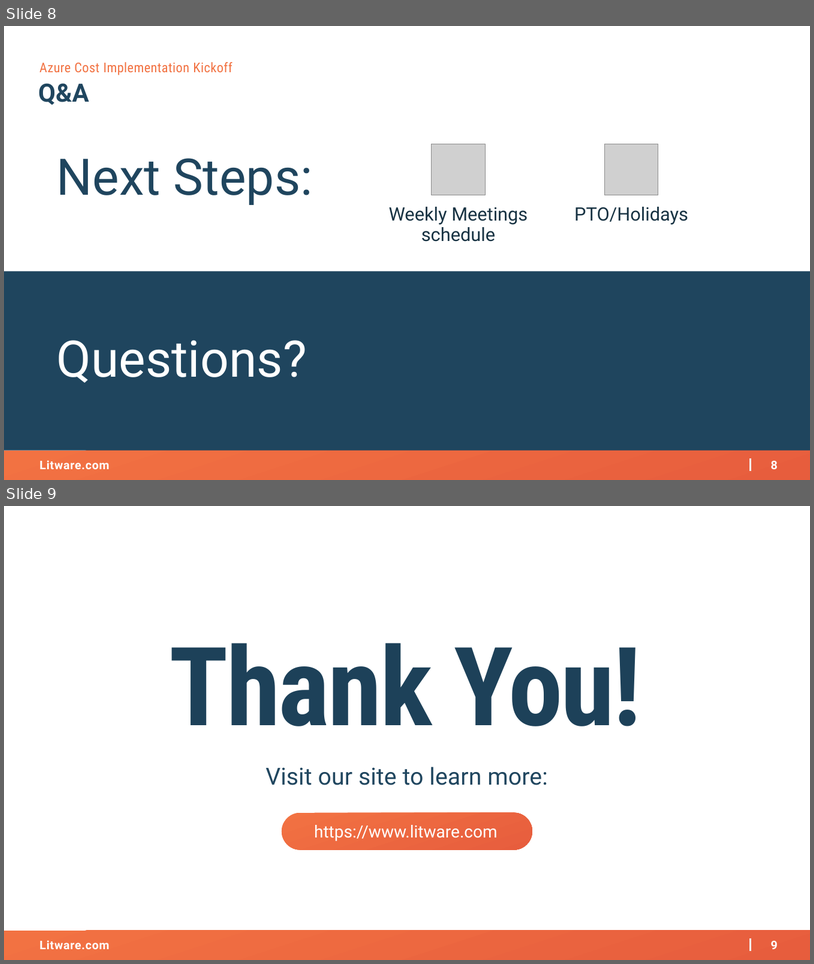
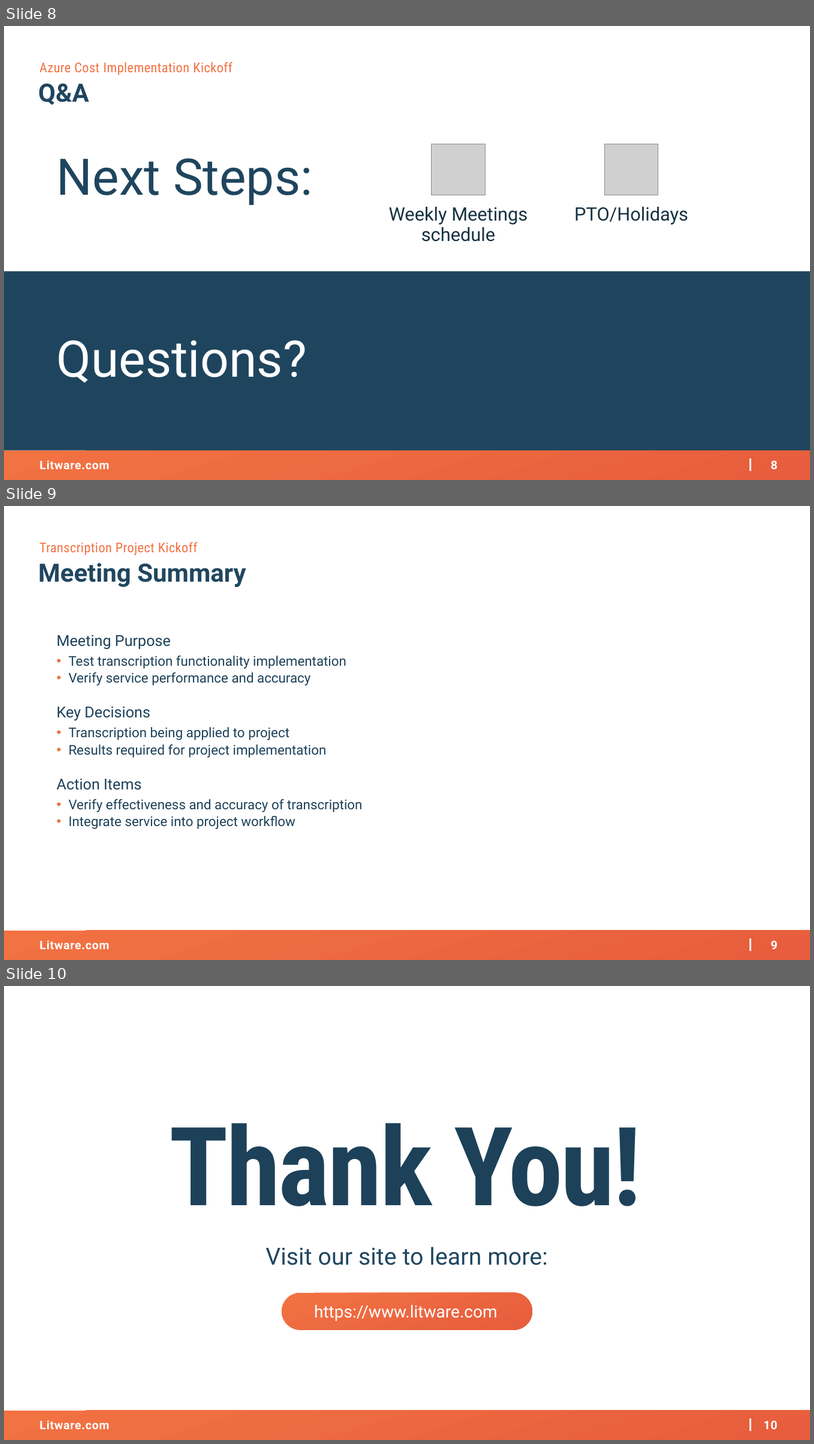
Before and after one commit to AKercha1/justtemporary, a slide deck: someproject11/artifacts/kickoff-deck.pptx. Shown one above the other, each under a label of ours: slides 8 and 9 before the commit, slides 8, 9 and 10 after it. The pictures are 814x964 and 814x1444 pixels, drawn with LibreOffice and Linux fonts; fonts in the diff are those of the drawing; grey boxes stand for pictures; background and template pictures are left out. Boxes give left, top, right and bottom in pixels: in the first picture for what was removed or moved away, otherwise in the second. Text is boxed around its words. In the diff, an @@ line names an element or a change of style, - is before the commit and + after.

Commit message:
[someproject11] Update artifacts/kickoff-deck.pptx

```diff
--- a/someproject11/artifacts/kickoff-deck.pptx
+++ b/someproject11/artifacts/kickoff-deck.pptx
@@ slide 9 added at box(4, 506, 810, 960), background #FFFFFF; not listed: 4 template elements that a slide beside it also shows @@
@@ text added at box(39, 542, 198, 555), 16 pt, text #F27242 @@
+Transcription Project Kickoff
@@ text added at box(38, 563, 246, 587), 30 pt, text #20465F, bold @@
+Meeting Summary
@@ text added at box(57, 635, 362, 829), 16 pt, text #1D4159 @@
+Meeting Purpose
+• Test transcription functionality implementation
+• Verify service performance and accuracy
+Key Decisions
+• Transcription being applied to project
+• Results required for project implementation
+Action Items
+• Verify effectiveness and accuracy of transcription
+• Integrate service into project workflow
@@ what was slide 9 is now slide 10 @@
@@ page number at box(764, 1420, 778, 1429): text changed @@
-9
+10
```
